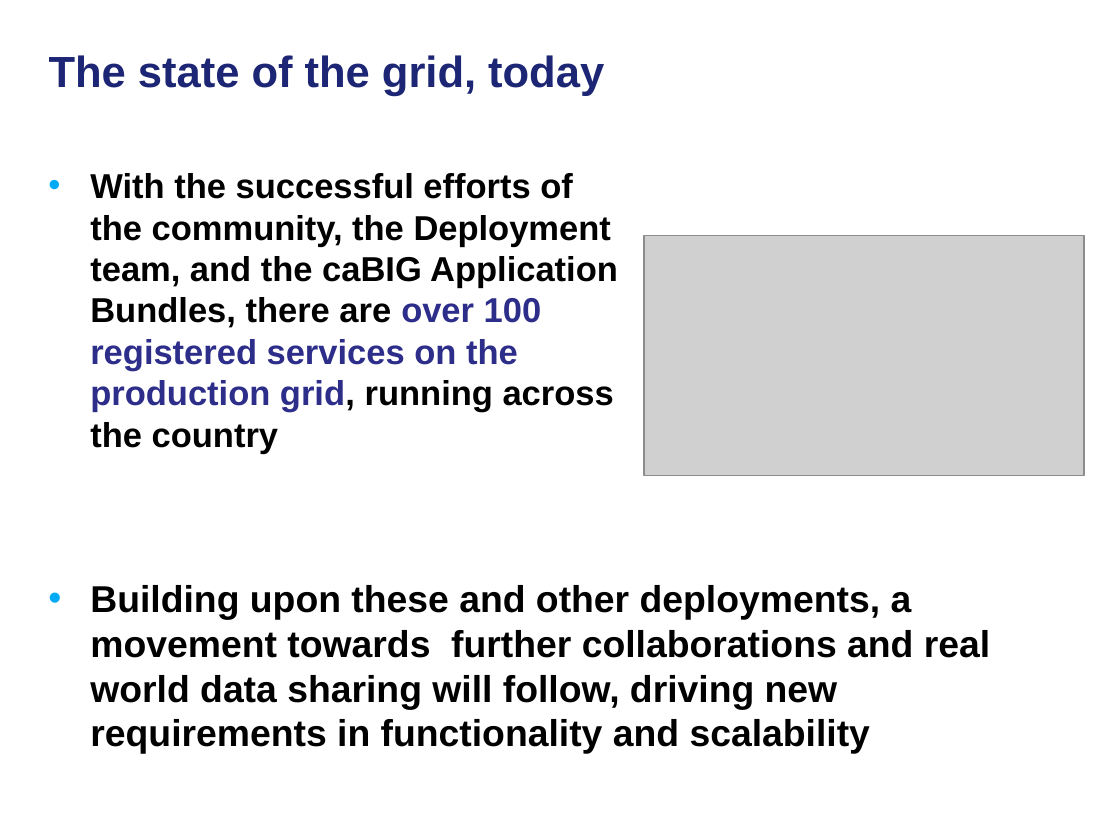
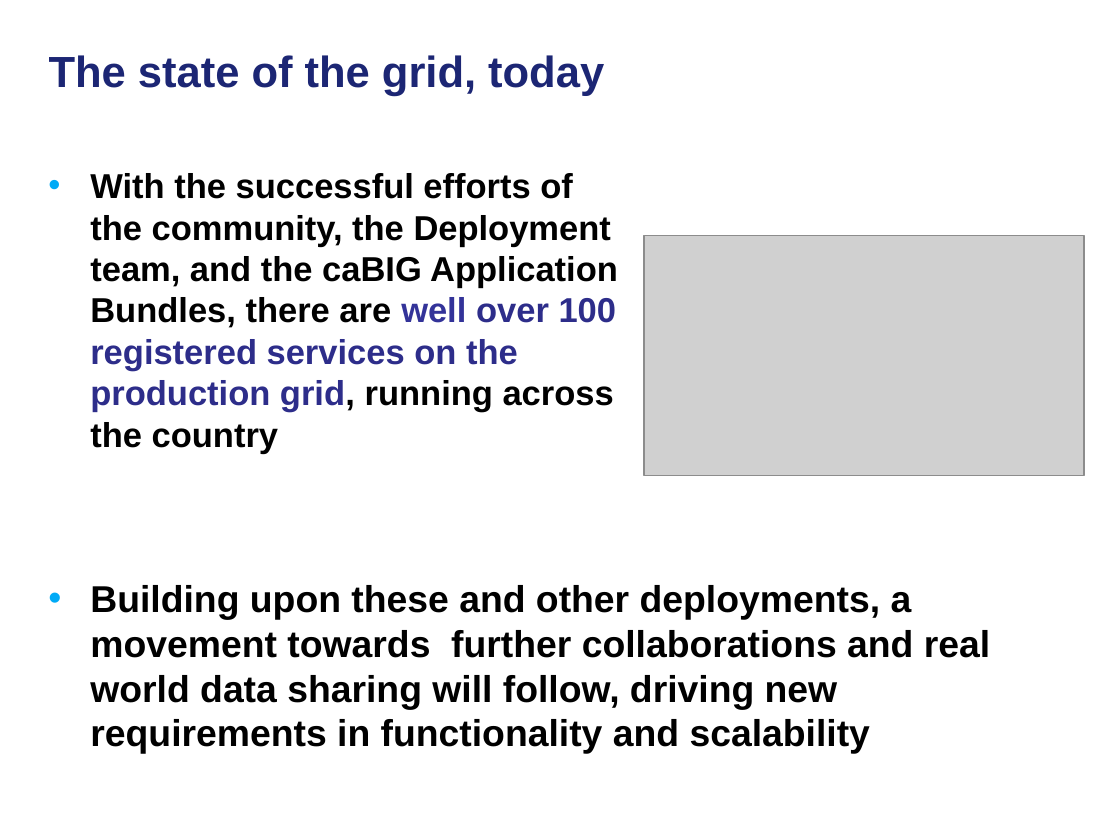
Before and after one commit to NCIP/cagrid-docs, a slide deck: slide 3 of presentations/200810_VCDE_ARCH/20081028_Arch_VCDE_caGrid_Future.ppt. Drawn at 1120x840 pixels with LibreOffice and Linux fonts; fonts in the diff are those of the drawing; grey boxes stand for pictures; background and template pictures are left out. Boxes give left, top, right and bottom in pixels: in the first picture for what was removed or moved away, otherwise in the second. Text is boxed around its words. In the diff, an @@ line names an element or a change of style, - is before the commit and + after.

```diff
--- a/presentations/200810_VCDE_ARCH/20081028_Arch_VCDE_caGrid_Future.ppt
+++ b/presentations/200810_VCDE_ARCH/20081028_Arch_VCDE_caGrid_Future.ppt
@@ text at [90,173,618,454]: text changed @@
-• With the successful efforts of the community, the Deployment team, and the caBIG Application Bundles, there are over 100 registered services on the production grid, running across the country
+• With the successful efforts of the community, the Deployment team, and the caBIG Application Bundles, there are well over 100 registered services on the production grid, running across the country
```
Also in this commit, not shown: 3 other slides changed, 1 slide added.
